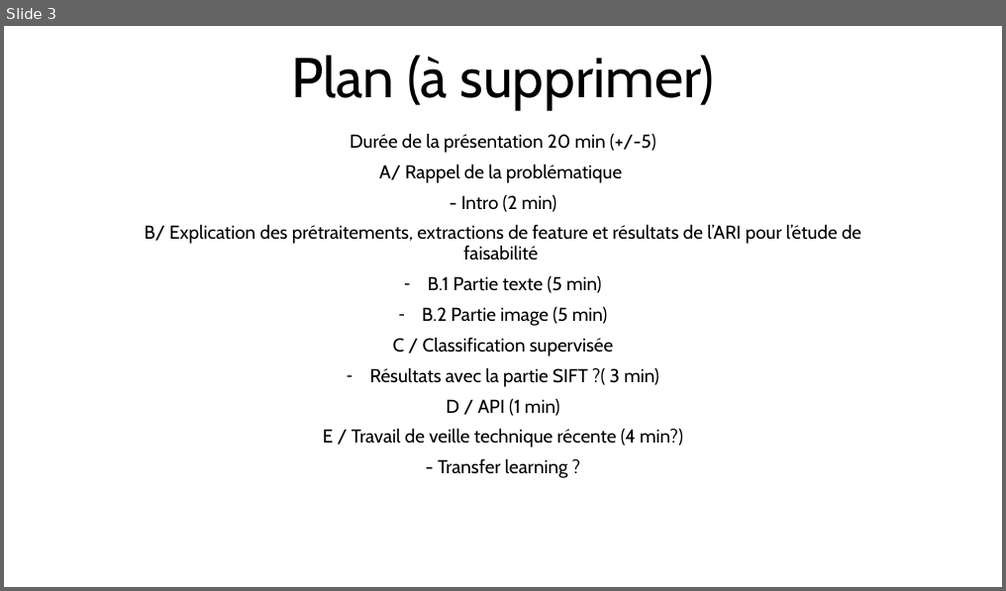
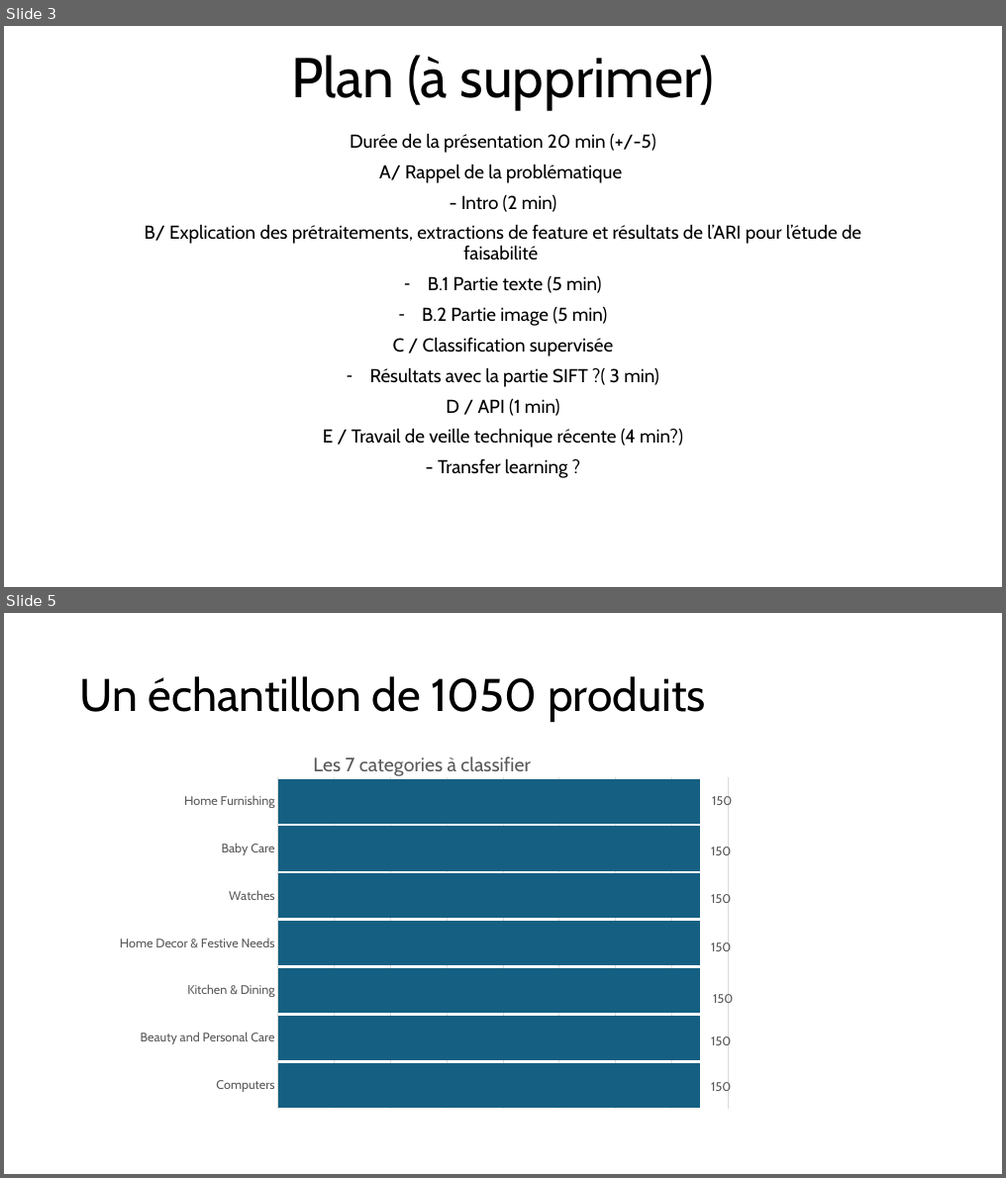
Before and after one commit to Hedredo/oc_projet_6, a slide deck: 5_presentation_072024.pptx. Shown one above the other, each under a label of ours: slide 3 before the commit, slides 3 and 5 after it; the slides between them are not shown. The pictures are 1006x591 and 1006x1178 pixels, drawn with LibreOffice and Linux fonts; fonts in the diff are those of the drawing. Boxes give left, top, right and bottom in pixels: in the first picture for what was removed or moved away, otherwise in the second. Text is boxed around its words. In the diff, an @@ line names an element or a change of style, - is before the commit and + after.

```diff
--- a/5_presentation_072024.pptx
+++ b/5_presentation_072024.pptx
@@ slide 5 added at box(4, 613, 1002, 1174), background #FFFFFF @@
@@ title added at box(80, 676, 706, 722), 44 pt, text #000000 @@
+Un échantillon de 1050 produits
@@ bar chart added at box(104, 735, 741, 1122) @@
+title "Les 7 categories à classifier "
+categories: Computers, Beauty and Personal Care, Kitchen & Dining, Home Decor & Festive Needs, Watches, Baby Care, Home Furnishing
+Series 1: 150, 150, 150, 150, 150, 150, 150
```
Also in this commit, not shown: 2 slides changed, 2 other slides added, 3 slides removed, 3 other files.
